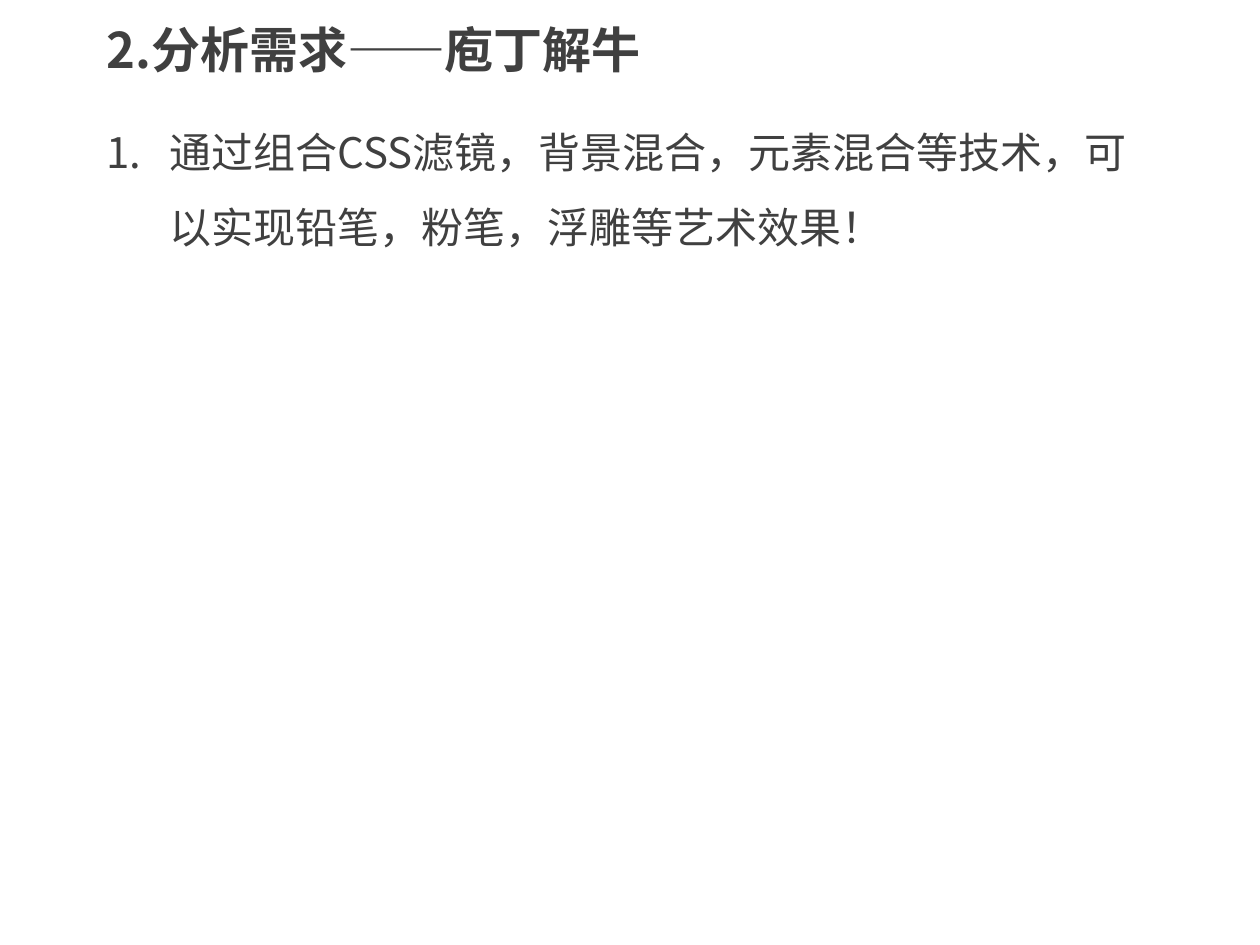
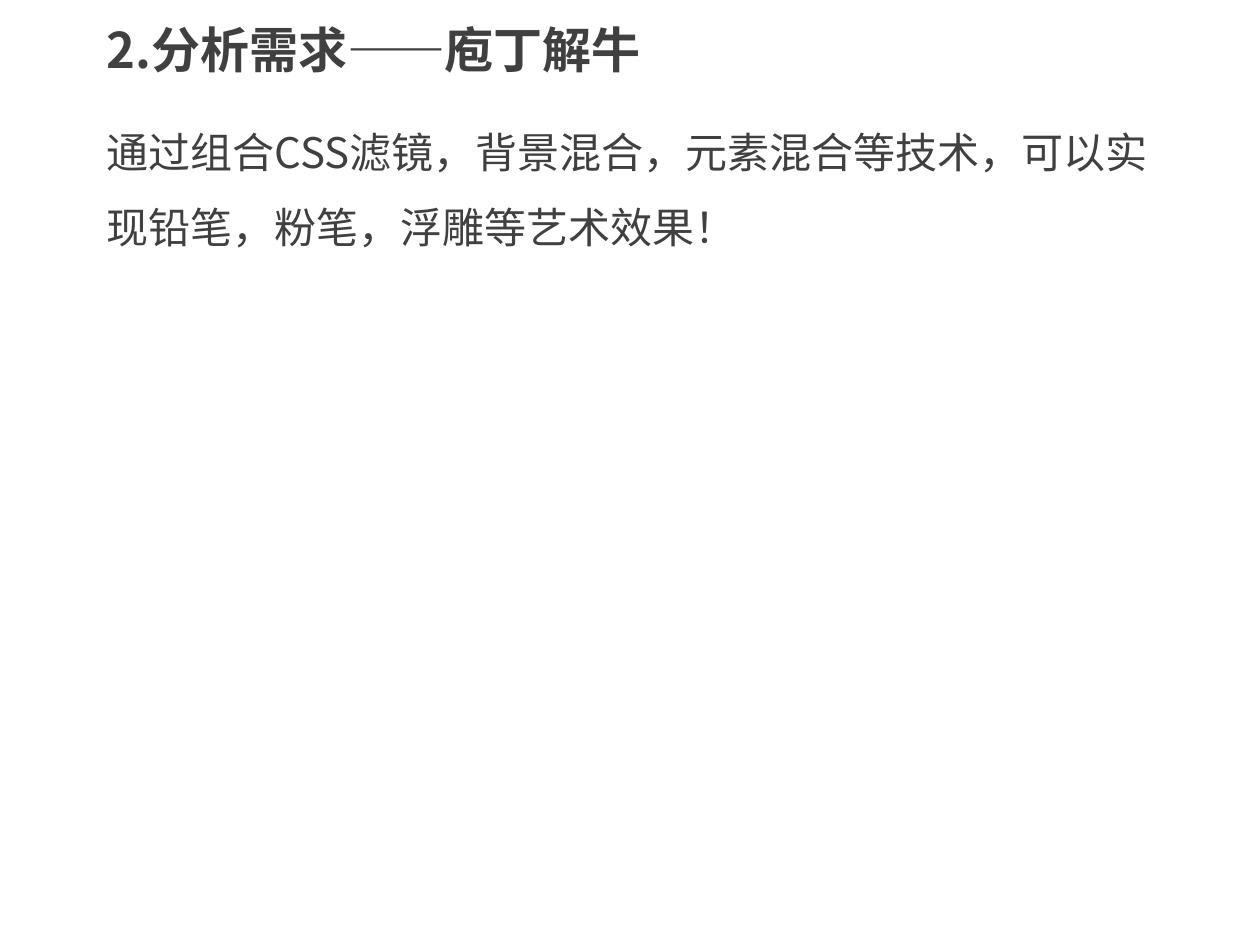
Before and after one commit to kong66/webAni, a slide deck: slide 3 of 35-css-filter/35.pptx. Drawn at 1260x945 pixels with LibreOffice and Linux fonts; fonts in the diff are those of the drawing. Boxes give left, top, right and bottom in pixels: in the first picture for what was removed or moved away, otherwise in the second. Text is boxed around its words. In the diff, an @@ line names an element or a change of style, - is before the commit and + after.

```diff
--- a/35-css-filter/35.pptx
+++ b/35-css-filter/35.pptx
@@ text "通过组合CSS滤镜，背景混合，元素混合等技术，可以实现铅笔，粉笔，浮雕等艺术效果！" at [107,132,1148,248]: bullet 1. to none @@
```
Also in this commit, not shown: 2 other slides changed, 1 slide added, 1 slide removed, 3 other files.
